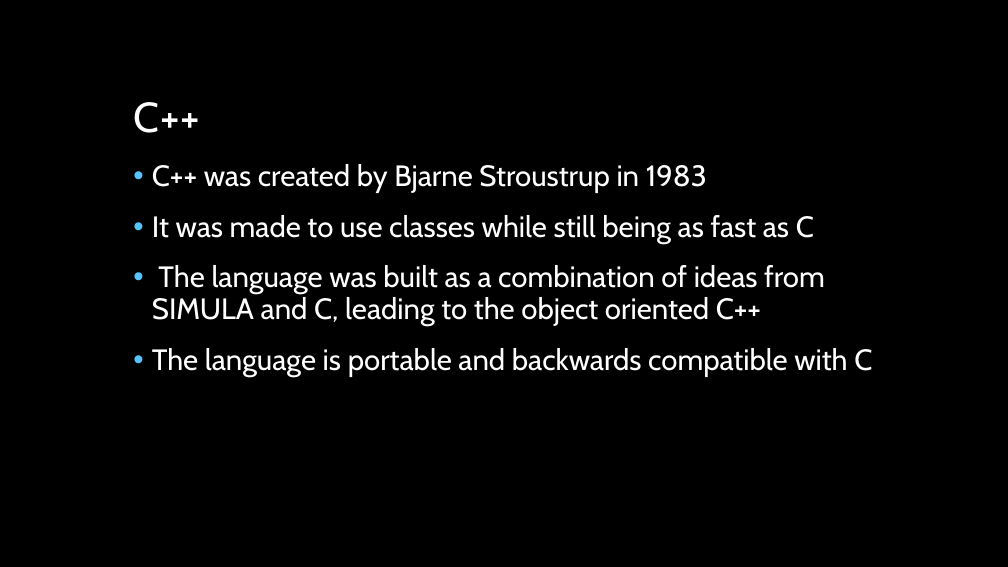
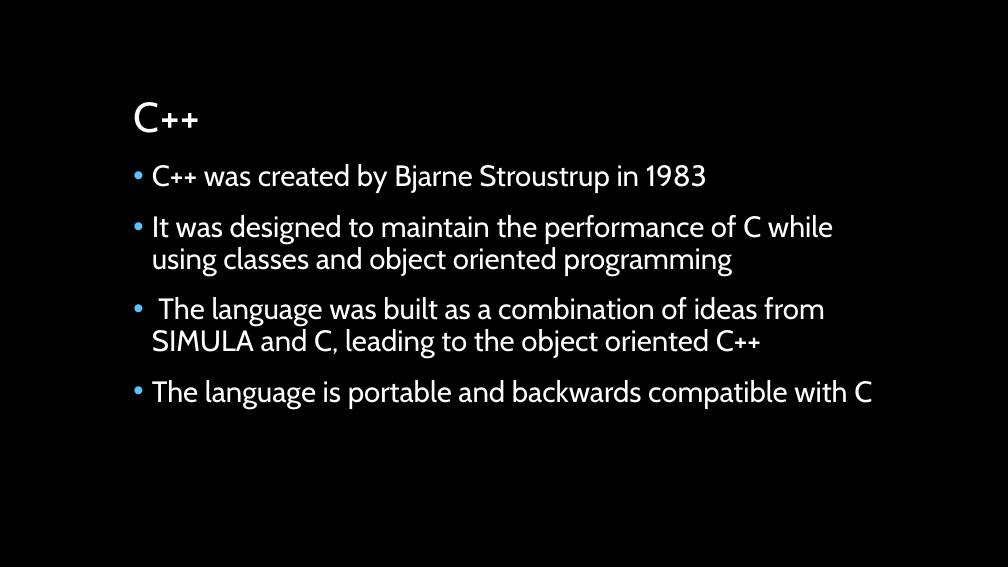
Before and after one commit to awebre/c-language-study, a slide deck: slide 2 of lang/Language Study Presentation.pptx. Drawn at 1008x567 pixels with LibreOffice and Linux fonts; fonts in the diff are those of the drawing; background and template pictures are left out. Boxes give left, top, right and bottom in pixels: in the first picture for what was removed or moved away, otherwise in the second. Text is boxed around its words. In the diff, an @@ line names an element or a change of style, - is before the commit and + after.

```diff
--- a/lang/Language Study Presentation.pptx
+++ b/lang/Language Study Presentation.pptx
@@ text at [152, 215, 833, 276]: text changed @@
-• It was made to use classes while still being as fast as C
+• It was designed to maintain the performance of C while using classes and object oriented programming
```
Also in this commit, not shown: 1 other slide changed, 1 slide added, 17 other files.
